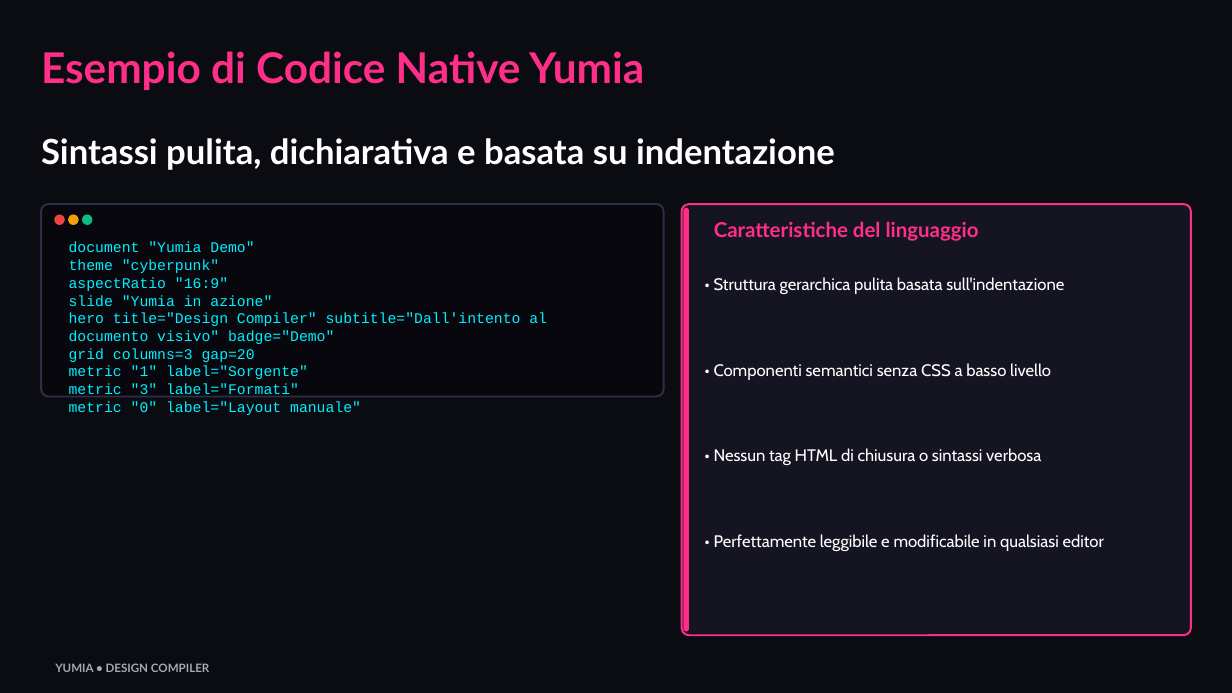
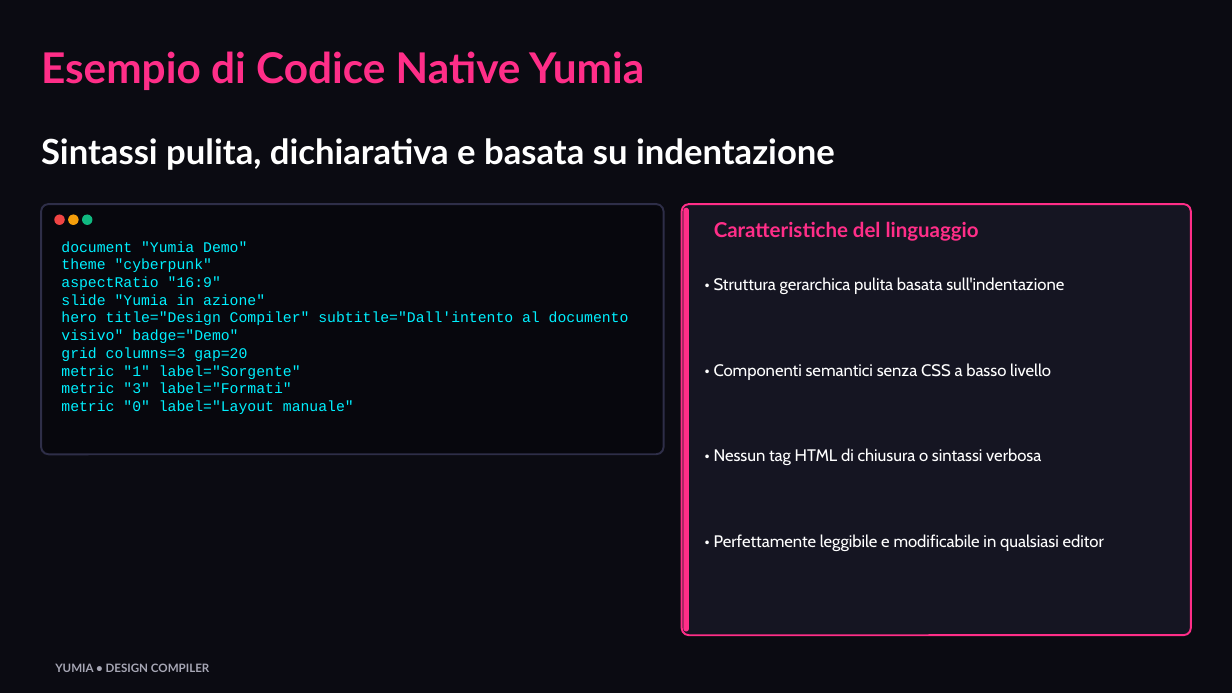
Before and after one commit to biagio-scaglia/Yumia-MD, a slide deck: slide 7 of presentation.pptx. Drawn at 1232x693 pixels with LibreOffice and Linux fonts; fonts in the diff are those of the drawing. Boxes give left, top, right and bottom in pixels: in the first picture for what was removed or moved away, otherwise in the second. Text is boxed around its words. In the diff, an @@ line names an element or a change of style, - is before the commit and + after.

Commit message:
fix(parser,layout,pptx): stop diagram ghost nodes, code overflow, and VS wrap
Parse full bracket labels in node directives, ignore orphan diagram aliases, size code blocks for wrapped lines, and widen compare VS badges.

```diff
--- a/presentation.pptx
+++ b/presentation.pptx
@@ rounded rectangle: place and size @@
-rounded rectangle at bbox=[41, 204, 664, 396]
+rounded rectangle at bbox=[41, 204, 664, 455]
@@ rounded rectangle at bbox=[41, 204, 664, 455]: proportions changed @@
@@ text "document "Yumia Demo"" rewrapped from bbox=[69, 242, 547, 415] to bbox=[61, 241, 629, 414] @@
```
Also in this commit, not shown: 9 other slides changed, 8 other files.
